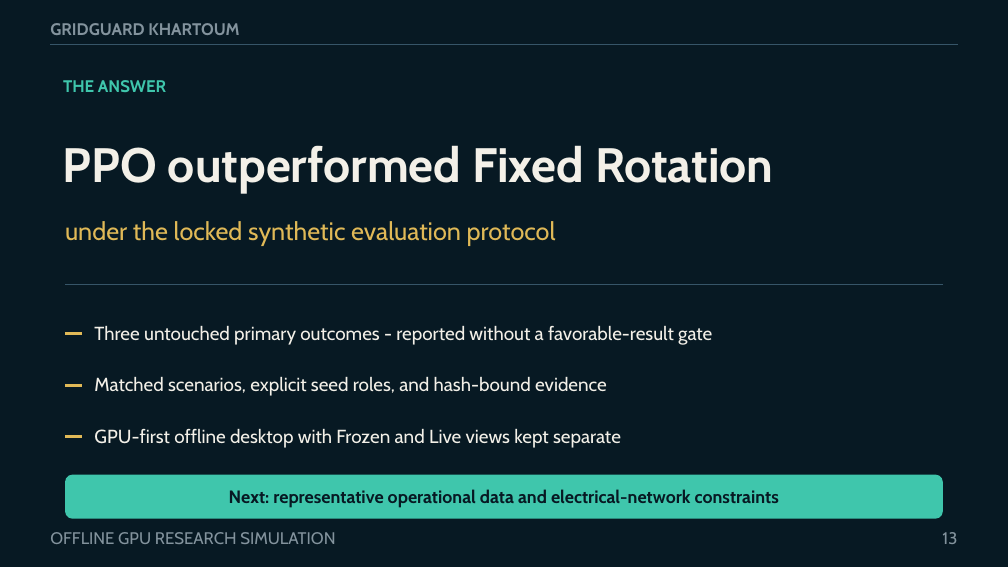
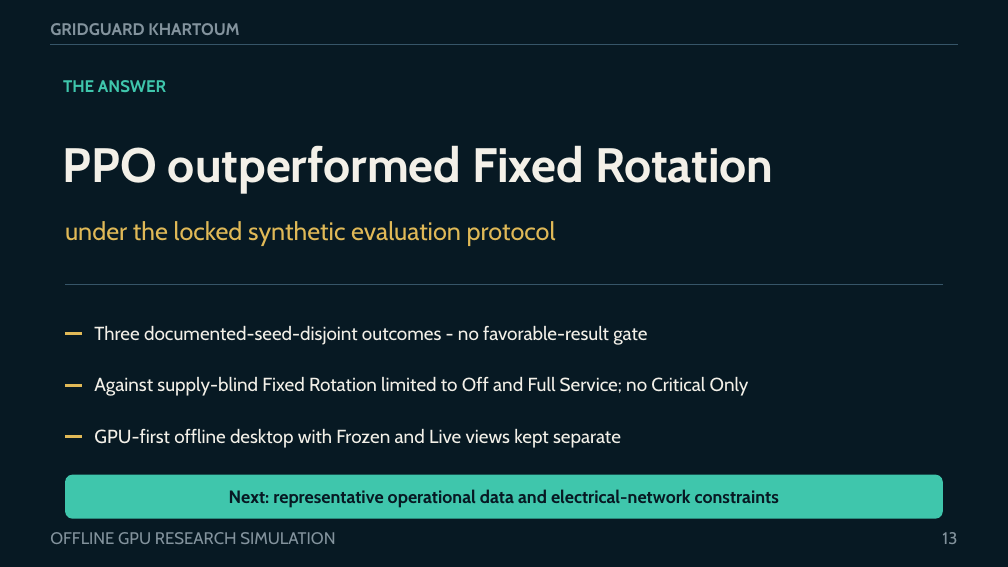
Before and after one commit to boomout2012-afk/gridguard-khartoum, a slide deck: slide 13 of output/presentation/gridguard-khartoum-defense.pptx. Drawn at 1008x567 pixels with LibreOffice and Linux fonts; fonts in the diff are those of the drawing. Boxes give left, top, right and bottom in pixels: in the first picture for what was removed or moved away, otherwise in the second. Text is boxed around its words. In the diff, an @@ line names an element or a change of style, - is before the commit and + after.

Commit message:
feat: refresh presentation surfaces and visual evidence

```diff
--- a/output/presentation/gridguard-khartoum-defense.pptx
+++ b/output/presentation/gridguard-khartoum-defense.pptx
@@ text at [94,326,647,345]: text changed @@
-Three untouched primary outcomes - reported without a favorable-result gate
+Three documented-seed-disjoint outcomes - no favorable-result gate
@@ text at [94,377,749,396]: text changed @@
-Matched scenarios, explicit seed roles, and hash-bound evidence
+Against supply-blind Fixed Rotation limited to Off and Full Service; no Critical Only
```
Also in this commit, not shown: 7 other slides changed, 43 other files.
